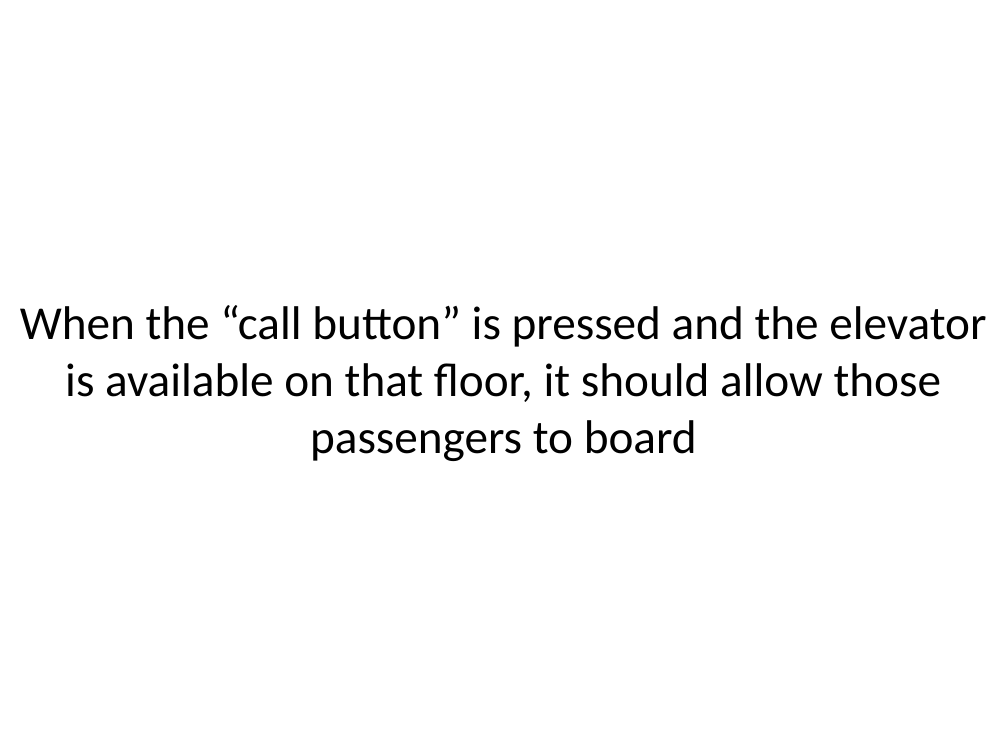
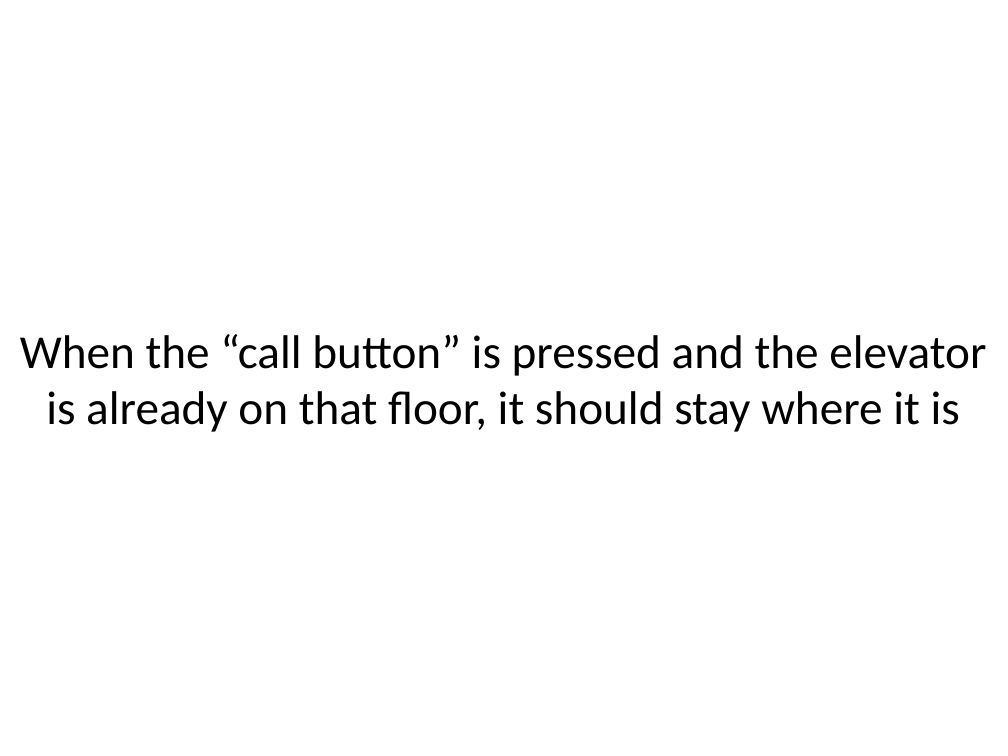
Before and after one commit to sl4mmy/presentations, a slide deck: slide 55 of tao-of-test-driven-development/tao-of-test-driven-development.ppt (slide 46 before the commit). Drawn at 1008x756 pixels with LibreOffice and Linux fonts; fonts in the diff are those of the drawing. Boxes give left, top, right and bottom in pixels: in the first picture for what was removed or moved away, otherwise in the second. Text is boxed around its words. In the diff, an @@ line names an element or a change of style, - is before the commit and + after.

```diff
--- a/tao-of-test-driven-development/tao-of-test-driven-development.ppt
+++ b/tao-of-test-driven-development/tao-of-test-driven-development.ppt
@@ text at (20, 334, 986, 432): text changed @@
-When the “call button” is pressed and the elevator is available on that floor, it should allow those passengers to board
+When the “call button” is pressed and the elevator is already on that floor, it should stay where it is
```
Also in this commit, not shown: 7 other slides changed, 9 slides added, 4 other files.
